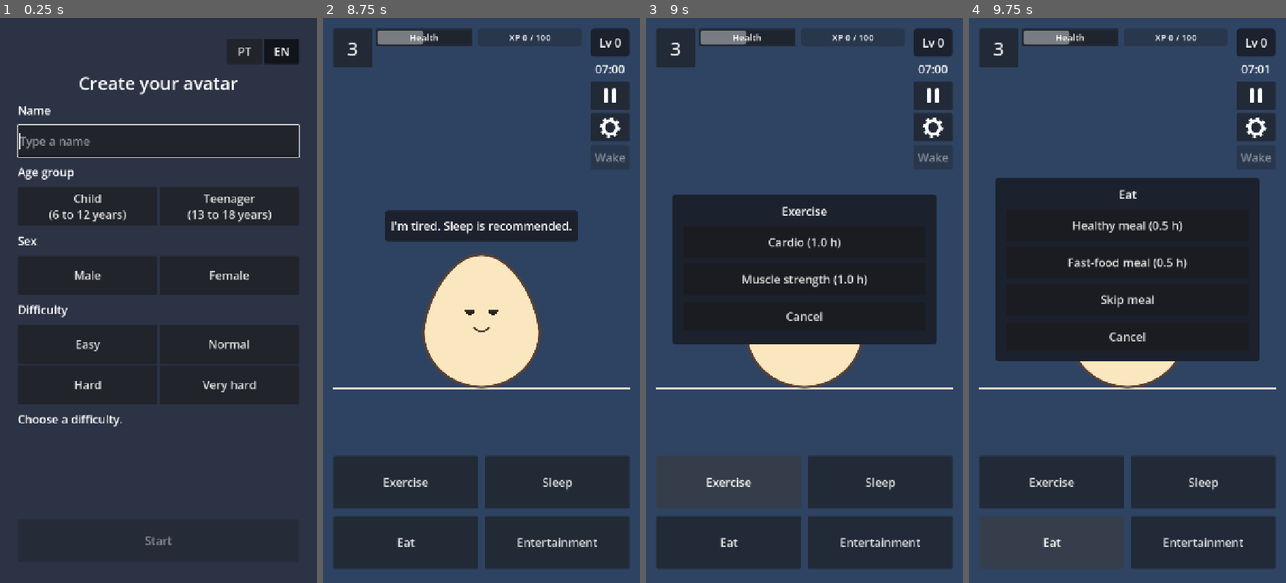
Above: before the commit, frames 1-4 (left to right).
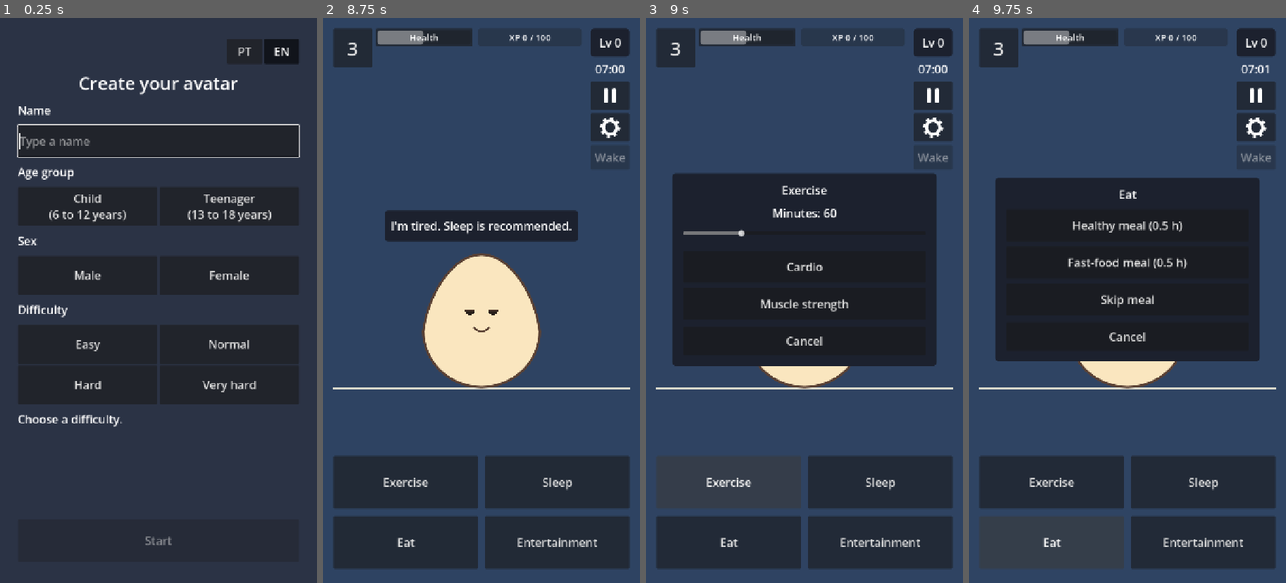
Above: after the commit, the same moments.

Repository: RomesQuiet/bio-streams-CMP
Game: Godot game, scene res://scenes/main.tscn
Two runs of this game, one before a commit and one after it. Both use one fixed random seed, a clock stepped at 60 frames per second and the inputs below.
Inputs (mouse positions are in pixels of both pictures, inside the frame that each line leads up to):
- Up to frame 1 (0.25 s): no input
- Up to frame 2 (8.75 s): click (481, 142) at 0.52 s; type "Alex" at 0.6 s; click "Easy" at 1.25 s; click "Easy" at 2 s; click "Normal" at 2.75 s; click "Normal" at 3.5 s; click "PT" at 4.25 s; click "EN" at 5 s; click "Child (6 to 12 years)" at 5.75 s; click "Teenager (13 to 18 years)" at 6.5 s; click "Male" at 7.25 s; click "Start" at 8 s
- Up to frame 3 (9 s): click "Exercise" at 8.75 s
- Up to frame 4 (9.75 s): click "Eat" at 9.5 s

Frames 1-2 are identical in both runs. In frame 3, 7.9% of the frame differs, in the area x 8-92%, y 27-62%; in frame 4, nothing differs.

Commit message:
Milestone 12, Task 1: minutes slider before exercise and entertainment
The player chooses the minutes on a slider and then clicks the option (5 to 240
minutes, placeholders in activity_slider). Meals keep their fixed time because
portions are fixed. While an activity runs the speech bubble counts in minutes;
sleep stays in hours. Adds MILESTONE_12.md with decisions 17 to 21, and the
documents now say Milestone 11 is pushed. Web build exported.

Co-Authored-By: Claude Opus 5.5 <noreply@anthropic.com>

Diff:
--- a/data/activities.json
+++ b/data/activities.json
@@ -1,5 +1,5 @@
 {
-	"_comment": "Activities the avatar can do. Each activity ha …(87 unchanged characters)… in avatar hours (or \"slider\" for sleep), mety (youth MET: energy per avatar ho …(434 unchanged characters)…
+	"_comment": "Activities the avatar can do. Each activity ha …(87 unchanged characters)… in avatar hours (or \"slider\" for sleep; with \"minutes_slider\": true on the activity the player chooses the minutes and this is where the slider starts), mety (youth MET: energy per avatar ho …(434 unchanged characters)…
 
 	"sleep": {
 		"name": "ACTIVITY_SLEEP",
@@ -20,6 +20,7 @@
 
 	"exercise": {
 		"name": "ACTIVITY_EXERCISE",
+		"minutes_slider": true,
 		"options": {
 			"cardio": {
 				"name": "ACTIVITY_CARDIO",
@@ -73,6 +74,7 @@
 
 	"entertainment": {
 		"name": "ACTIVITY_ENTERTAINMENT",
+		"minutes_slider": true,
 		"_comment": "Decision 4 (user, 25 Oct 2026): Screens and Football (v1 uses both). Football is active play: it counts as moderate-to-vigorous activity and, in v1, with cardio for fitness.",
 		"options": {
 			"screens": {
--- a/data/config.json
+++ b/data/config.json
@@ -41,6 +41,13 @@
 		"slider_min_hours": { "value": 1, "placeholder": true, "comment": "Smallest value on the sleep slider. The largest is time.max_sleep_hours." },
 		"slider_step_hours": { "value": 0.5, "placeholder": true },
 		"slider_default_hours": { "value": 10, "placeholder": true, "comment": "Where the slider starts. 10 h is the baseline sleep." }
+	},
+
+	"activity_slider": {
+		"_comment": "The minutes slider shown before an activity with \"minutes_slider\": true in data/activities.json. It starts at the option's duration_hours. The limits are an open decision in the concept.",
+		"min_minutes": { "value": 5, "status": "placeholder", "owner": "Pessoa 3", "comment": "Smallest value on the slider." },
+		"max_minutes": { "value": 240, "status": "placeholder", "owner": "Pessoa 3", "comment": "Largest value. High enough for the 4 h of cardio in the v1 scenarios, so too much exercise stays possible and has its consequences." },
+		"step_minutes": { "value": 5, "status": "placeholder", "owner": "Pessoa 3" }
 	},
 
 	"_comment_v1": "Milestone 10: the groups units, body, energy, appetite, meals, deficit, train, minigame, diet, sleep,  …(660 unchanged characters)…
--- a/scenes/main.tscn
+++ b/scenes/main.tscn
@@ -460,6 +460,20 @@
 layout_mode = 2
 horizontal_alignment = 1
 
+[node name="MinutesBox" type="VBoxContainer" parent="OptionsPanel/Margin/Content"]
+unique_name_in_owner = true
+layout_mode = 2
+
+[node name="MinutesLabel" type="Label" parent="OptionsPanel/Margin/Content/MinutesBox"]
+unique_name_in_owner = true
+layout_mode = 2
+horizontal_alignment = 1
+
+[node name="MinutesSlider" type="HSlider" parent="OptionsPanel/Margin/Content/MinutesBox"]
+unique_name_in_owner = true
+custom_minimum_size = Vector2(0, 48)
+layout_mode = 2
+
 [node name="OptionButtons" type="VBoxContainer" parent="OptionsPanel/Margin/Content"]
 unique_name_in_owner = true
 layout_mode = 2
--- a/scripts/autoload/activities.gd
+++ b/scripts/autoload/activities.gd
@@ -72,14 +72,15 @@
 	return Clock.phase == Clock.Phase.DAY
 
 
-## Starts an activity option. hours is used when the option's duration is "slider".
+## Starts an activity option. hours is the time chosen on a slider; without it the option's
+## duration_hours is used. Sleep always needs it.
 ## Returns false if it could not start.
 func start(activity_id: String, option_id: String, hours := -1.0) -> bool:
 	var option := get_option(activity_id, option_id)
 	if option.is_empty() or not can_start(activity_id):
 		return false
 	var duration: Variant = option.get("duration_hours")
-	target_hours = hours if duration is String else float(duration)
+	target_hours = hours if duration is String or hours >= 0.0 else float(duration)
 	elapsed_hours = 0.0
 	changing.emit()
 	current_activity = activity_id
--- a/scripts/ui/main.gd
+++ b/scripts/ui/main.gd
@@ -67,6 +67,9 @@
 @onready var options_panel: PanelContainer = %OptionsPanel
 @onready var options_title: Label = %OptionsTitle
 @onready var option_buttons: VBoxContainer = %OptionButtons
+@onready var minutes_box: Control = %MinutesBox
+@onready var minutes_label: Label = %MinutesLabel
+@onready var minutes_slider: HSlider = %MinutesSlider
 @onready var sleep_panel: PanelContainer = %SleepPanel
 @onready var sleep_slider: HSlider = %SleepSlider
 @onready var sleep_info_label: Label = %SleepInfoLabel
@@ -98,6 +101,9 @@
 	sleep_slider.max_value = Config.get_float("time.max_sleep_hours")
 	sleep_slider.step = Config.get_float("sleep_activity.slider_step_hours")
 	sleep_slider.value = Config.get_float("sleep_activity.slider_default_hours")
+	minutes_slider.min_value = Config.get_float("activity_slider.min_minutes")
+	minutes_slider.max_value = Config.get_float("activity_slider.max_minutes")
+	minutes_slider.step = Config.get_float("activity_slider.step_minutes")
 	health_panel.visible = false
 	values_panel.visible = false
 	sleep_panel.visible = false
@@ -126,6 +132,7 @@
 	%OptionsCancelButton.pressed.connect(options_panel.hide)
 	stop_button.pressed.connect(Activities.stop)
 	sleep_slider.value_changed.connect(_refresh_sleep_info.unbind(1))
+	minutes_slider.value_changed.connect(_refresh_minutes.unbind(1))
 	%SleepCancelButton.pressed.connect(sleep_panel.hide)
 	%SleepStartButton.pressed.connect(_on_sleep_start_pressed)
 	GameState.changed.connect(_refresh)
@@ -165,8 +172,9 @@
 		return
 	_refresh()
 	_refresh_sleep_info()
+	_refresh_minutes()
 	if options_panel.visible:
-		_open_options(_options_activity)
+		_build_options(_options_activity)
 	if not _flash_key.is_empty():
 		_show_flash()
 
@@ -243,9 +251,25 @@
 	sleep_panel.show()
 
 
-## Opens the list of options of an activity (cardio and muscle strength for exercise),
-## built from data/activities.json.
+## Opens the list of options of an activity (cardio and muscle strength for exercise), built
+## from data/activities.json. The player first chooses the minutes on the slider, then clicks
+## the option; meals have no slider because their portions are fixed.
 func _open_options(activity_id: String) -> void:
+	var definition: Dictionary = Activities.definitions.get(activity_id, {})
+	minutes_box.visible = definition.get("minutes_slider", false)
+	if minutes_box.visible:
+		var first_option: Dictionary = definition.get("options", {}).values()[0]
+		minutes_slider.value = float(first_option.get("duration_hours")) * Clock.MINUTES_PER_HOUR
+		_refresh_minutes()
+	_build_options(activity_id)
+	options_panel.show()
+
+
+func _refresh_minutes() -> void:
+	minutes_label.text = tr("UI_MINUTES") % roundi(minutes_slider.value)
+
+
+func _build_options(activity_id: String) -> void:
 	# Remove the old buttons at once (not only at the end of the frame), so the
 	# panel never holds the options of another activity.
 	for child in option_buttons.get_children():
@@ -257,7 +281,8 @@
 	for option_id in options:
 		var option: Dictionary = options[option_id]
 		var button := Button.new()
-		button.text = tr("UI_OPTION") % [tr(option.get("name", option_id)), Settings.decimal_text(str(option.get("duration_hours", "?")))]
+		button.text = tr(option.get("name", option_id)) if minutes_box.visible else tr("UI_OPTION") % [
+				tr(option.get("name", option_id)), Settings.decimal_text(str(option.get("duration_hours", "?")))]
 		button.custom_minimum_size = Vector2(0, 72)
 		button.pressed.connect(_on_option_chosen.bind(activity_id, option_id))
 		option_buttons.add_child(button)
@@ -268,7 +293,6 @@
 		skip.custom_minimum_size = Vector2(0, 72)
 		skip.pressed.connect(_on_skip_meal)
 		option_buttons.add_child(skip)
-	options_panel.show()
 
 
 func _on_skip_meal() -> void:
@@ -278,7 +302,7 @@
 
 func _on_option_chosen(activity_id: String, option_id: String) -> void:
 	options_panel.hide()
-	Activities.start(activity_id, option_id)
+	Activities.start(activity_id, option_id, minutes_slider.value / Clock.MINUTES_PER_HOUR if minutes_box.visible else -1.0)
 
 
 func _on_sleep_start_pressed() -> void:
@@ -350,9 +374,12 @@
 func _refresh_activity_speech() -> void:
 	if not Activities.is_running():
 		return
-	var label := "Zzz..." if Activities.current_activity == "sleep" else "%s..." % tr(Activities.current_option_data().get("name", ""))
-	_set_speech(tr("SPEECH_PROGRESS") % [label, Settings.number(Activities.elapsed_hours, 1),
-			Settings.number(Activities.target_hours, 1)])
+	if Activities.current_activity == "sleep":
+		_set_speech(tr("SPEECH_PROGRESS") % ["Zzz...", Settings.number(Activities.elapsed_hours, 1),
+				Settings.number(Activities.target_hours, 1)])
+		return
+	_set_speech(tr("SPEECH_PROGRESS_MINUTES") % ["%s..." % tr(Activities.current_option_data().get("name", "")),
+			roundi(Activities.elapsed_hours * Clock.MINUTES_PER_HOUR), roundi(Activities.target_hours * Clock.MINUTES_PER_HOUR)])
 
 
 func _refresh_phase() -> void:
--- /dev/null
+++ b/tests/minutes_slider_test.gd
@@ -0,0 +1,99 @@
+extends SceneTree
+## Tests for the minutes slider (Milestone 12, Task 1). Run from the project folder (after --import):
+##   Godot --headless --path . -s res://tests/minutes_slider_test.gd
+## The player chooses the minutes first and then clicks the activity. Meals have no slider,
+## because their portions are fixed. Nothing is saved.
+
+var _failures := 0
+var main: Node
+var activities: Node
+var settings: Node
+
+
+func _process(_delta: float) -> bool:
+	settings = root.get_node("Settings")
+	settings.settings_path = "user://test_settings.json"
+	settings.use_web_storage = false
+	settings.set_language("en")
+	activities = root.get_node("Activities")
+	var save_game: Node = root.get_node("SaveGame")
+	save_game.save_path = "user://test_save.json"
+	save_game.use_web_storage = false
+	save_game.auto_save_enabled = false
+	activities.reset()
+	root.get_node("GameState").reset()
+	root.get_node("Clock").reset()
+	root.get_node("GameState").start_new_avatar("Test", "child", "female", "normal")
+	main = load("res://scenes/main.tscn").instantiate()
+	root.add_child(main)
+
+	_test_exercise()
+	_test_entertainment()
+	_test_meals()
+	_test_language()
+
+	main.queue_free()
+	settings.set_language("en")
+	DirAccess.remove_absolute("user://test_settings.json")
+	print("%s (%d failed)" % ["ALL PASSED" if _failures == 0 else "SOME FAILED", _failures])
+	quit(1 if _failures > 0 else 0)
+	return true
+
+
+func _test_exercise() -> void:
+	var config: Node = root.get_node("Config")
+	main.get_node("%ExerciseButton").pressed.emit()
+	_check("exercise shows the slider", main.minutes_box.visible)
+	_check("it starts at the activity's duration", is_equal_approx(main.minutes_slider.value, 60.0))
+	_check("its limits come from config", main.minutes_slider.min_value == config.get_float("activity_slider.min_minutes")
+			and main.minutes_slider.max_value == config.get_float("activity_slider.max_minutes"))
+	_check("the label shows the minutes", main.minutes_label.text == "Minutes: 60")
+	_check("the options show no fixed time", main.option_buttons.get_child(0).text == "Cardio")
+	main.minutes_slider.value = 40.0
+	_check("the label follows the slider", main.minutes_label.text == "Minutes: 40")
+	main.option_buttons.get_child(0).pressed.emit()
+	_check("the activity runs for the chosen minutes", activities.current_option == "cardio"
+			and is_equal_approx(activities.target_hours, 40.0 / 60.0))
+	_check("the speech bubble counts in minutes", main.speech_label.text == "Cardio... (0 of 40 min)")
+	activities.stop()
+	main.get_node("%ExerciseButton").pressed.emit()
+	_check("the slider starts again at the duration next time", is_equal_approx(main.minutes_slider.value, 60.0))
+	main.minutes_slider.value = 240.0
+	main.option_buttons.get_child(1).pressed.emit()
+	_check("4 hours are possible, for the too-much-exercise rule", activities.current_option == "strength"
+			and is_equal_approx(activities.target_hours, 4.0))
+	activities.stop()
+
+
+func _test_entertainment() -> void:
+	main.get_node("%EntertainmentButton").pressed.emit()
+	_check("entertainment shows the slider", main.minutes_box.visible)
+	main.minutes_slider.value = 120.0
+	main.option_buttons.get_child(0).pressed.emit()
+	_check("screens run for the chosen minutes", activities.current_option == "screens" and is_equal_approx(activities.target_hours, 2.0))
+	activities.stop()
+
+
+func _test_meals() -> void:
+	main.get_node("%EatButton").pressed.emit()
+	_check("meals have no slider (fixed portions)", not main.minutes_box.visible)
+	_check("meals still show their time", main.option_buttons.get_child(0).text == "Healthy meal (0.5 h)")
+	main.option_buttons.get_child(0).pressed.emit()
+	_check("a meal keeps its fixed time", is_equal_approx(activities.target_hours, 0.5))
+	activities.stop()
+
+
+func _test_language() -> void:
+	main.get_node("%ExerciseButton").pressed.emit()
+	main.minutes_slider.value = 35.0
+	settings.set_language("pt")
+	_check("changing the language keeps the minutes", is_equal_approx(main.minutes_slider.value, 35.0))
+	_check("the label changes language", main.minutes_label.text == "Minutos: 35")
+	_check("the options change language", main.option_buttons.get_child(1).text == "Força muscular")
+	main.options_panel.hide()
+
+
+func _check(name: String, ok: bool) -> void:
+	if not ok:
+		_failures += 1
+	print("%s: %s" % ["PASS" if ok else "FAIL", name])
--- a/translations/strings.csv
+++ b/translations/strings.csv
@@ -10,6 +10,7 @@
 UI_SKIP_MEAL,Skip meal,Saltar a refeição
 UI_SLEEP_QUESTION,How many hours of sleep?,Quantas horas de sono?
 UI_OPTION,%s (%s h),%s (%s h)
+UI_MINUTES,Minutes: %d,Minutos: %d
 UI_LEVEL,Lv %d,Nv %d
 UI_XP,XP %d / %d,XP %d / %d
 UI_HEALTH_LEVEL_TIP,Health level (1 to 5). Click to show the measures.,Nível de saúde (1 a 5). Clica para ver as medidas.
@@ -38,6 +39,7 @@
 SPEECH_SAD,I'm sad.,Estou triste.
 SPEECH_LEVEL_UP,Level up! Level %d,Subiste de nível! Nível %d
 SPEECH_PROGRESS,%s (%s of %s h),%s (%s de %s h)
+SPEECH_PROGRESS_MINUTES,%s (%d of %d min),%s (%d de %d min)
 SPEECH_SLEPT,I slept %s h. Press the wake button to start the day.,Dormi %s h. Carrega no botão Acordar para começar o dia.
 SLEEP_INFO,%s h of sleep (%d real min)\nNext day: %s h (%s real min),%s h de sono (%d min reais)\nPróximo dia: %s h (%s min reais)
 SLEEP_AT_MOST,At most %s h now.,No máximo %s h agora.
Not shown, added: tests/minutes_slider_test.gd.uid
Not shown, changed: CLAUDE.md
Not shown, added: MILESTONE_12.md
Not shown, changed: docs/index.html
Not shown, changed: docs/index.pck
Not shown, changed: documentation/handoff.md
